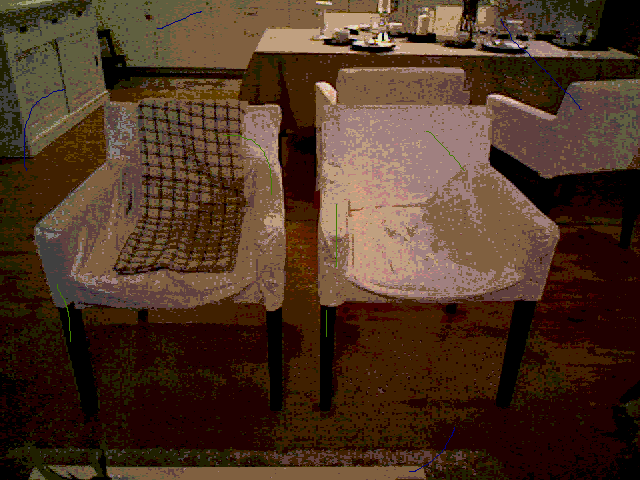
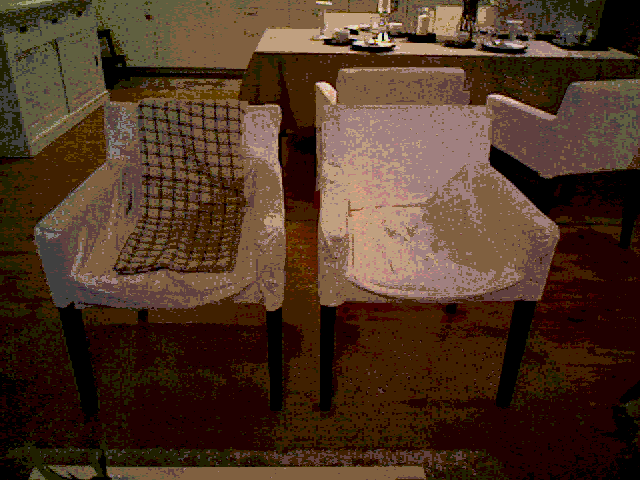
The second 640×480 image is a revision of the first. Changes to its layers:
removed layer "Layer #1" over [24, 11, 582, 472]
